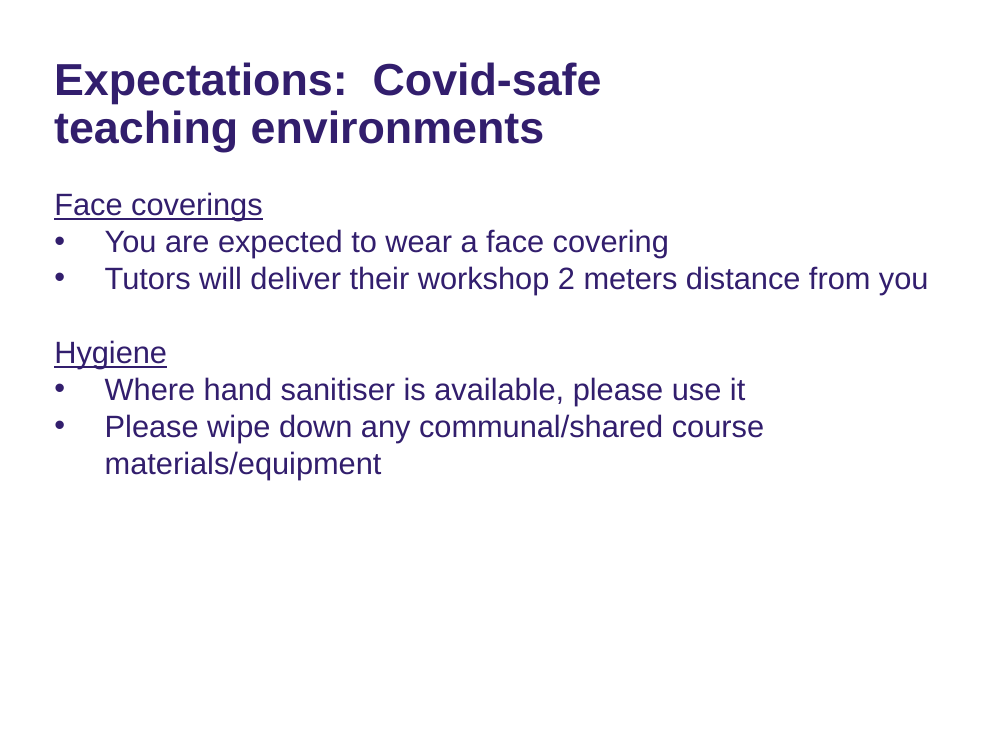
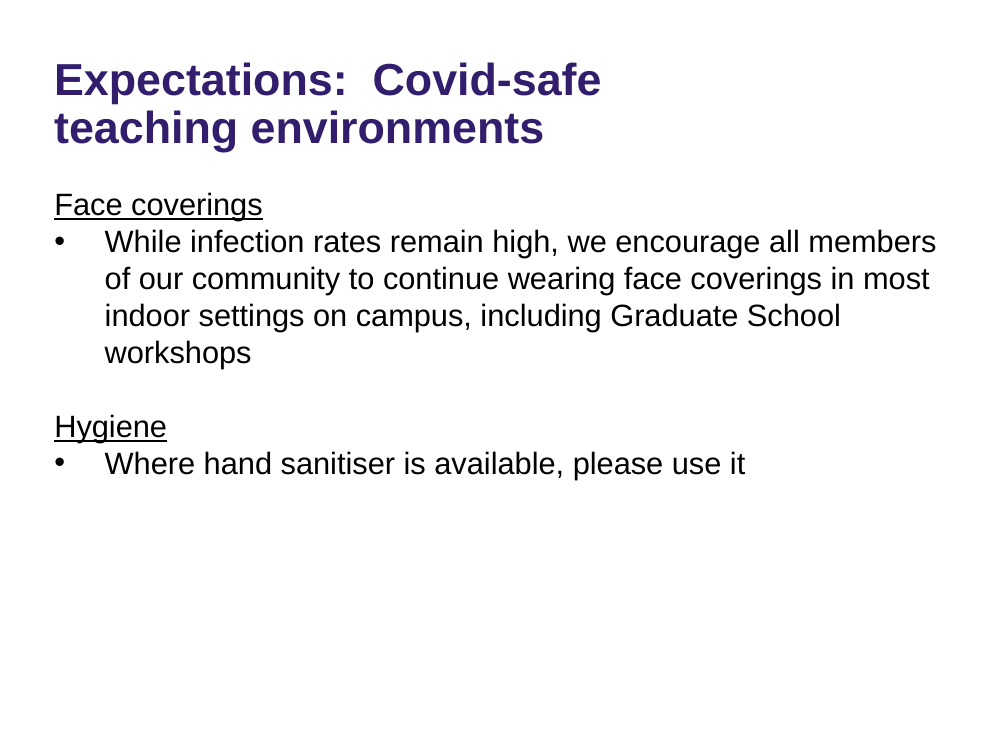
Before and after one commit to ImperialCollegeLondon/RCDS-object-oriented-python, a slide deck: slide 3 of Object-Oriented Python Slides.pptx. Drawn at 1008x756 pixels with LibreOffice and Linux fonts; fonts in the diff are those of the drawing; background and template pictures are left out. Boxes give left, top, right and bottom in pixels: in the first picture for what was removed or moved away, otherwise in the second. Text is boxed around its words. In the diff, an @@ line names an element or a change of style, - is before the commit and + after.

```diff
--- a/Object-Oriented Python Slides.pptx
+++ b/Object-Oriented Python Slides.pptx
@@ subtitle at box(54, 192, 745, 479): text colour #321E6D to #000000 in "Face coverings", "Hygiene", "Where hand sanitiser is available, please use ..." @@
@@ subtitle at box(105, 229, 936, 369): text changed; text colour #321E6D to #000000 @@
-• You are expected to wear a face covering
-• Tutors will deliver their workshop 2 meters distance from you
+• While infection rates remain high, we encourage all members of our community to continue wearing face coverings in most indoor settings on campus, including Graduate School workshops
@@ subtitle at box(105, 414, 764, 479): paragraph removed @@
-• Please wipe down any communal/shared course materials/equipment
```
Also in this commit, not shown: 1 slide removed.
